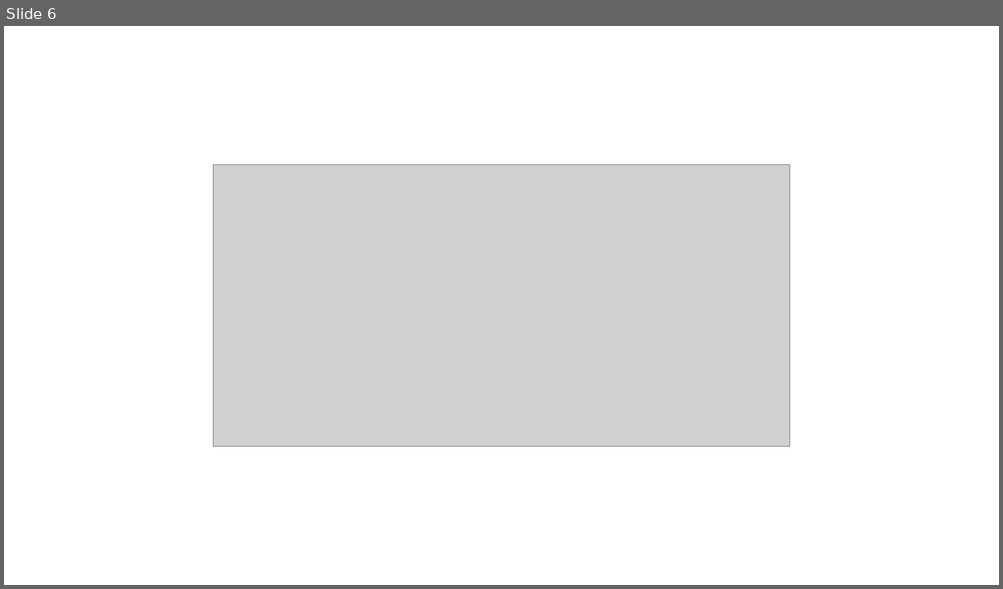
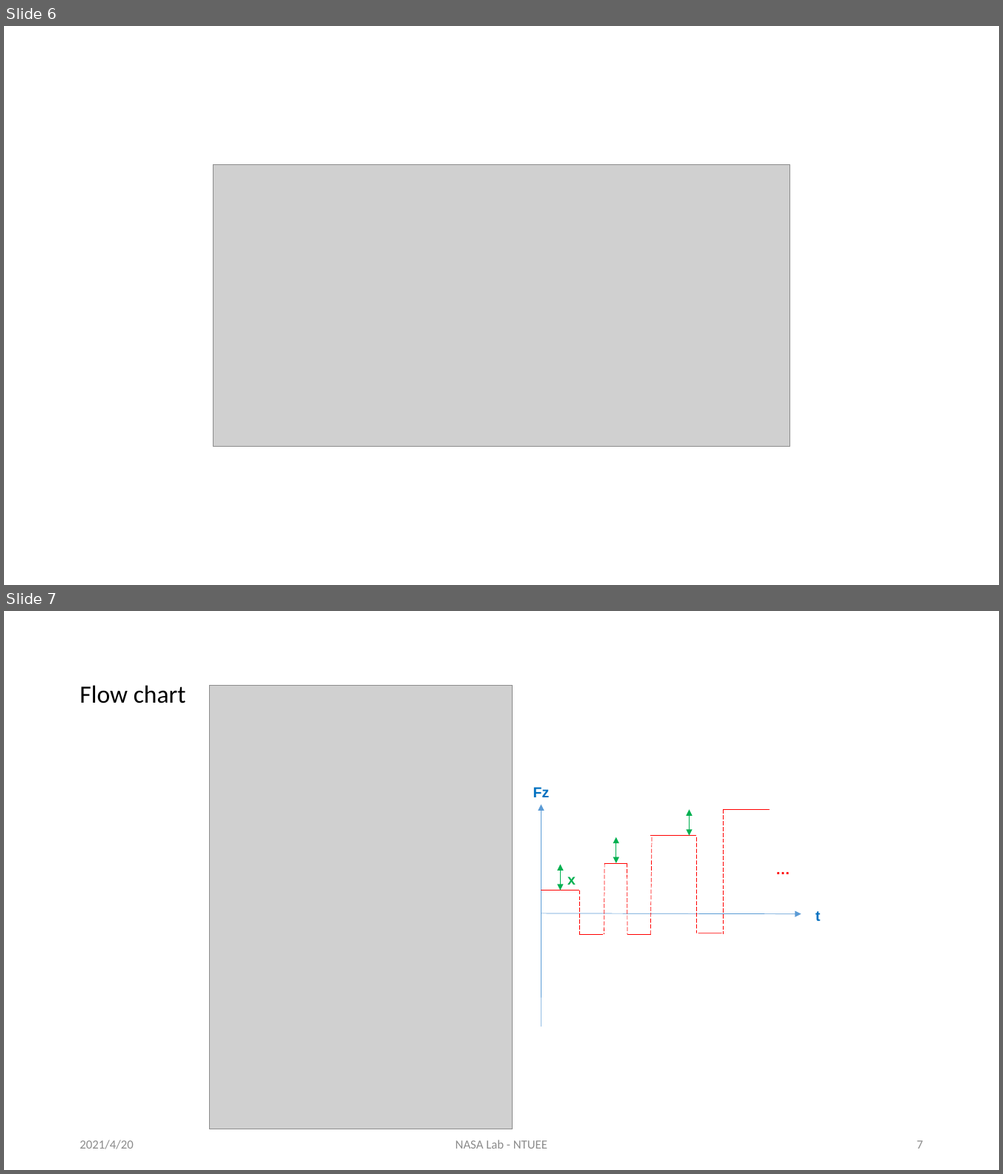
Before and after one commit to yichan0428/MS_thesis, a slide deck: 009YiChan/Chan's thesis/Images/Original/ppt.pptx. Shown one above the other, each under a label of ours: slide 6 before the commit, slides 6 and 7 after it. The pictures are 1003x589 and 1003x1174 pixels, drawn with LibreOffice and Linux fonts; fonts in the diff are those of the drawing; grey boxes stand for pictures. Boxes give left, top, right and bottom in pixels: in the first picture for what was removed or moved away, otherwise in the second. Text is boxed around its words. In the diff, an @@ line names an element or a change of style, - is before the commit and + after.

```diff
--- a/009YiChan/Chan's thesis/Images/Original/ppt.pptx
+++ b/009YiChan/Chan's thesis/Images/Original/ppt.pptx
@@ slide 7 added at box(4, 611, 999, 1170), background #FFFFFF @@
@@ title added at box(79, 685, 186, 703), 24 pt, text #000000 @@
+Flow chart
@@ picture added at box(209, 685, 512, 1130) @@
@@ group added at box(533, 787, 820, 1027): 13 lines, 4 texts, 3 double arrows, 2 arrows @@
+Fz
+t
+x
+…
@@ text added at box(79, 1140, 133, 1150), 12 pt, text #8C8C8C @@
+2021/4/20
@@ text added at box(455, 1140, 547, 1149), 12 pt, text #8C8C8C @@
+NASA Lab - NTUEE
@@ page number added at box(916, 1141, 922, 1149), 12 pt, text #8C8C8C @@
+7
```
Also in this commit, not shown: 1 other slide added, 28 other files.
